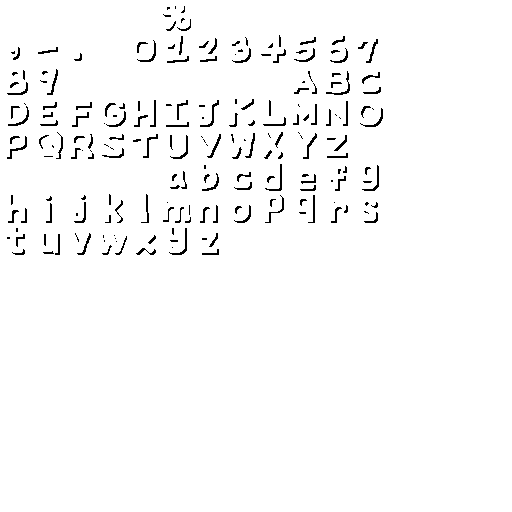
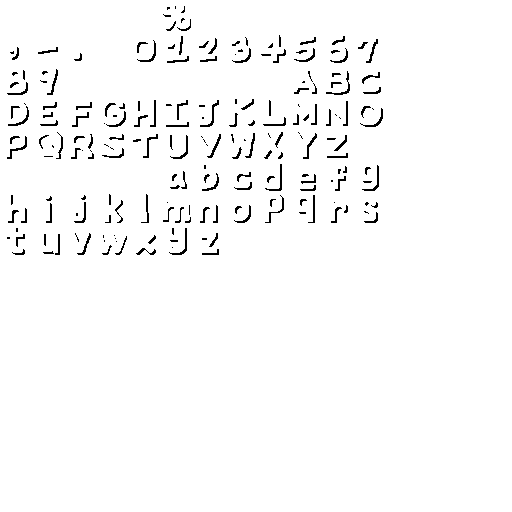
Comparing the layer stacks of the two 512×512 images. Changes:
painted on "Layer #6" over [10, 47, 18, 58]
painted on "Layer #4" over [10, 47, 20, 60]